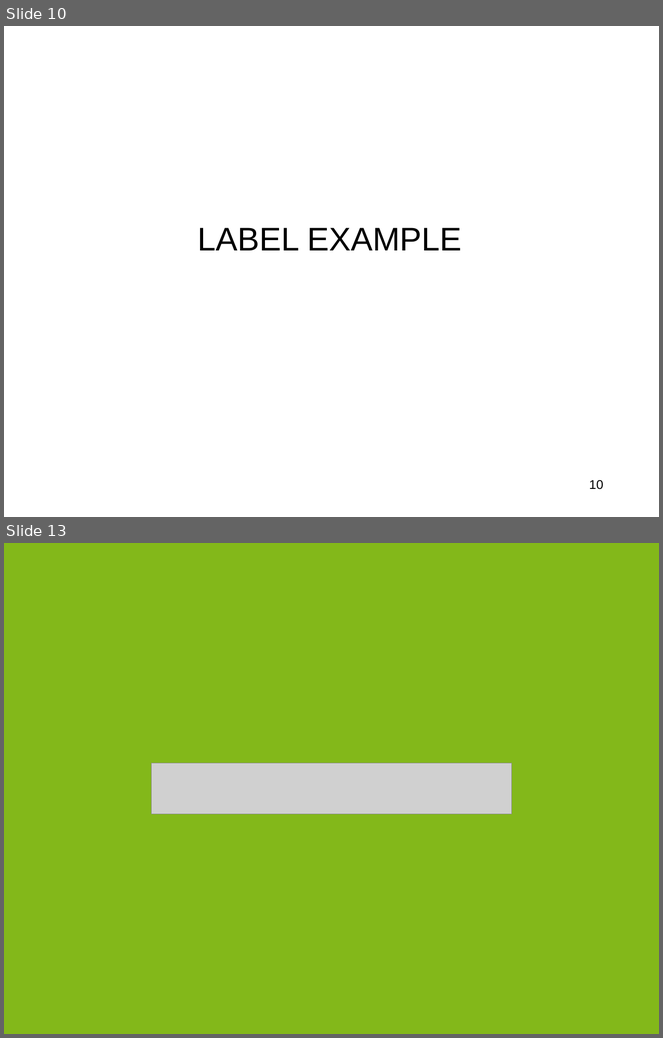
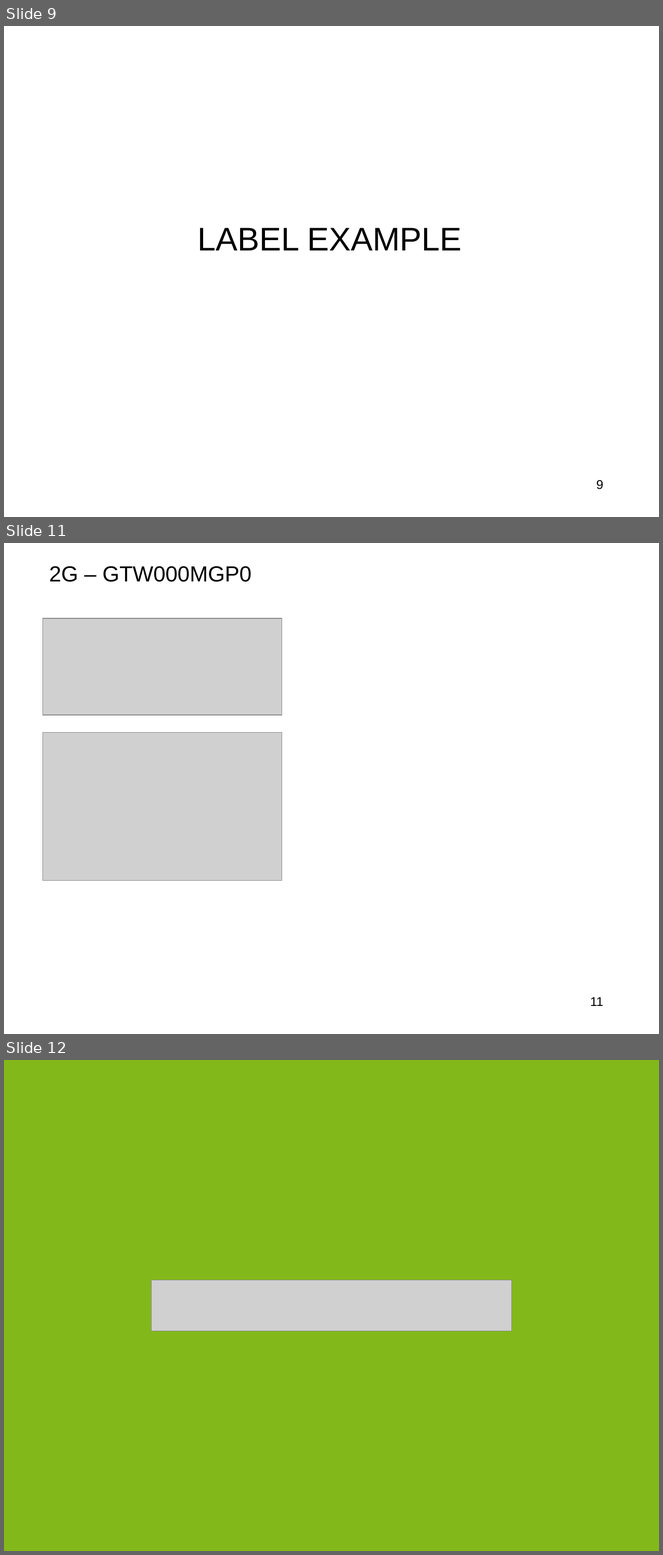
Before and after one commit to accarel/c780_carel_cloud_engine_binary, a slide deck: Documents/specs/GME_Labeling.ppt. Shown one above the other, each under a label of ours: slides 10 and 13 before the commit, slides 9, 11 and 12 after it; the slides between them are not shown. The pictures are 663x1038 and 663x1555 pixels, drawn with LibreOffice and Linux fonts; fonts in the diff are those of the drawing; grey boxes stand for pictures; background and template pictures are left out. Boxes give left, top, right and bottom in pixels: in the first picture for what was removed or moved away, otherwise in the second. Text is boxed around its words. In the diff, an @@ line names an element or a change of style, - is before the commit and + after.

```diff
--- a/Documents/specs/GME_Labeling.ppt
+++ b/Documents/specs/GME_Labeling.ppt
@@ slide 11 added at [4,543,659,1034], background #FFFFFF @@
@@ text added at [49,566,252,582], 24 pt, text #000000 @@
+2G – GTW000MGP0
@@ picture added at [42,618,282,715] @@
@@ picture added at [42,733,282,881] @@
@@ page number added at [591,997,604,1006], 14 pt, text #000000 @@
+11
@@ what was slide 10 is now slide 9 @@
@@ page number at [596,480,604,490]: text changed @@
-10
+9
@@ what was slide 13 is now slide 12 @@
```
Also in this commit, not shown: 3 slides changed, 1 other slide added, 3 slides removed, 1 other file.
